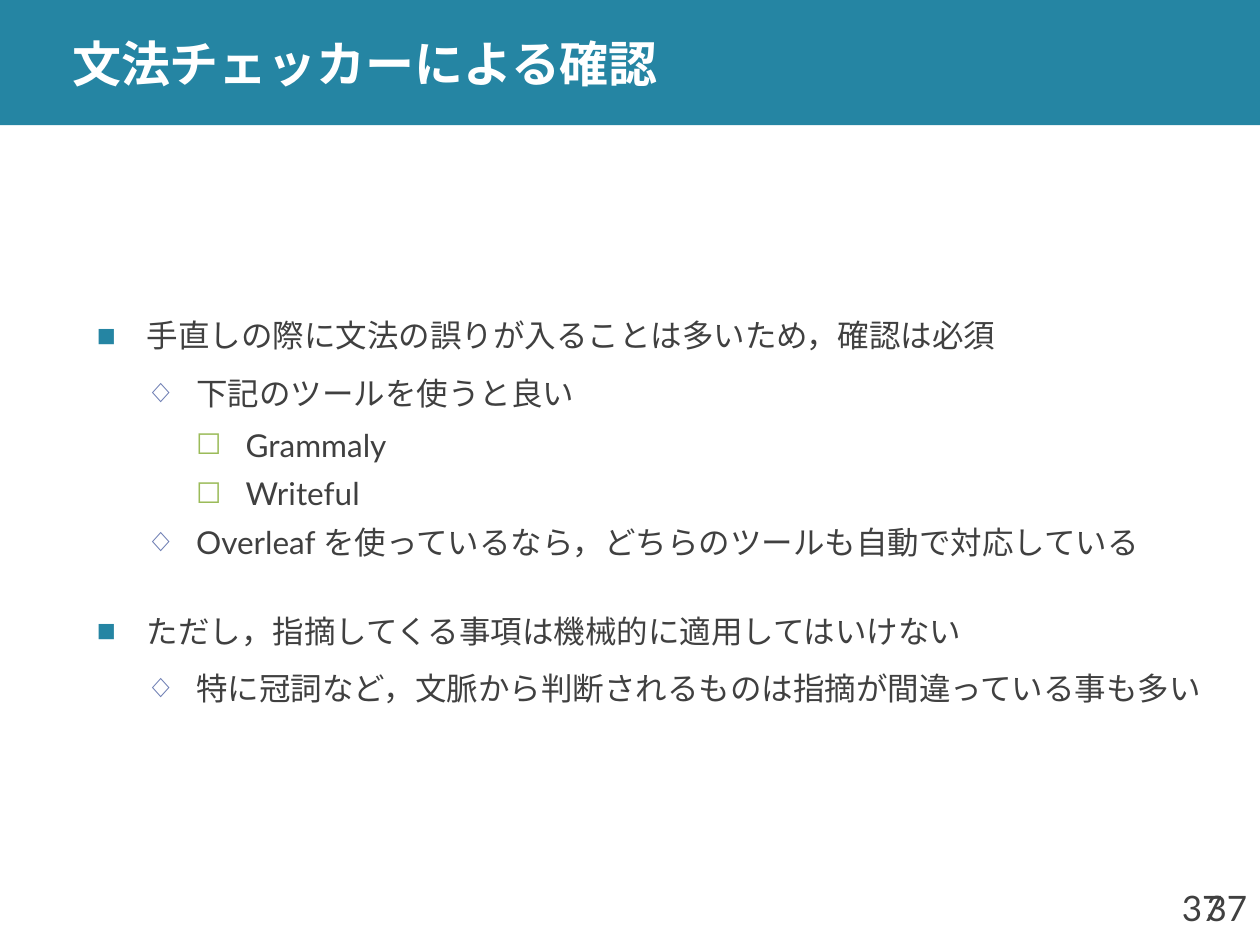
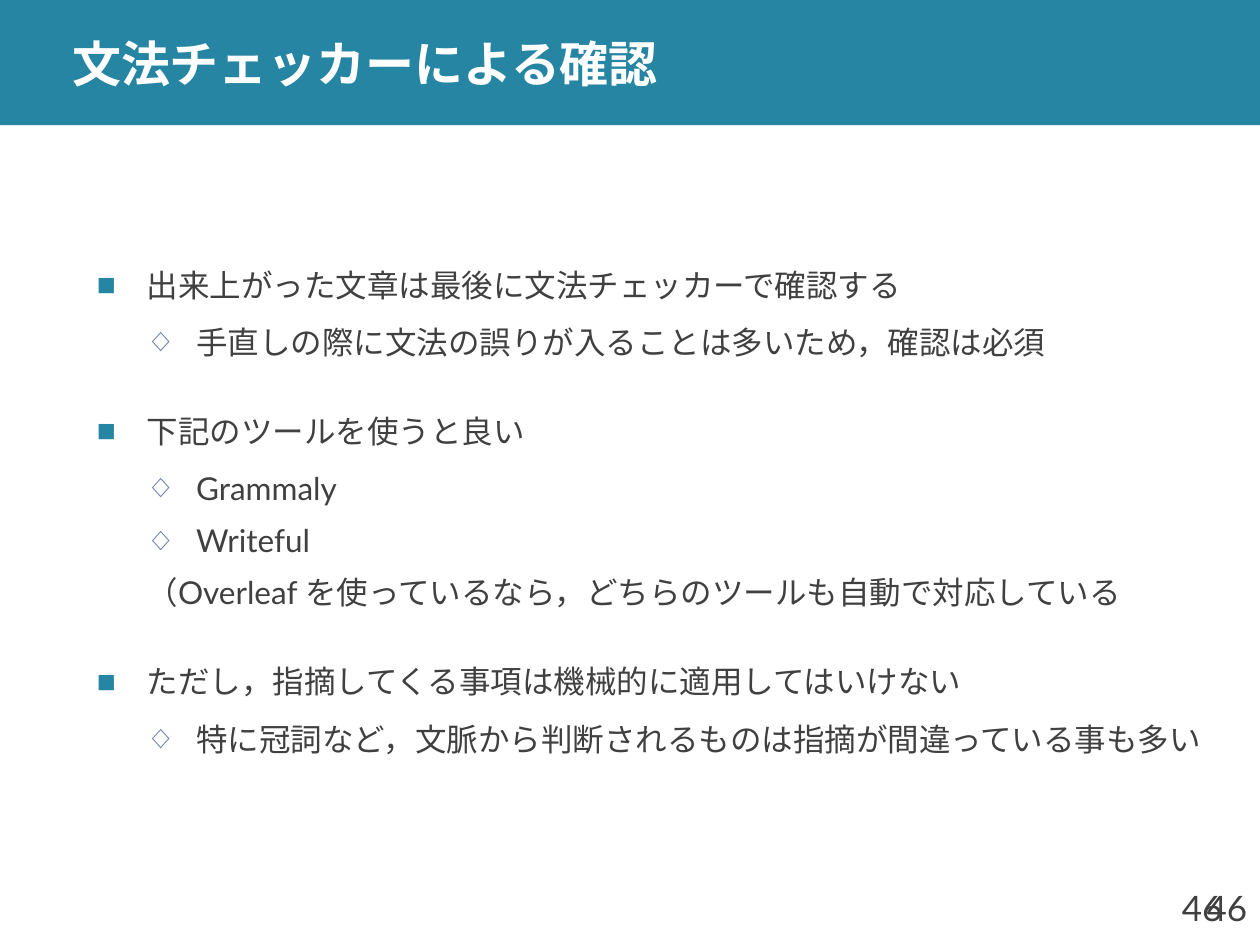
Before and after one commit to shioya-lab/how-to, a slide deck: slide 46 of translation.pptx (slide 37 before the commit). Drawn at 1260x945 pixels with LibreOffice and Linux fonts; fonts in the diff are those of the drawing. Boxes give left, top, right and bottom in pixels: in the first picture for what was removed or moved away, otherwise in the second. Text is boxed around its words. In the diff, an @@ line names an element or a change of style, - is before the commit and + after.

Commit message:
translation を v4 に
校正を ChatGPT を使った方法に変更

```diff
--- a/translation.pptx
+++ b/translation.pptx
@@ text at <box>147,270,901,300</box>: paragraph added @@
+■ 出来上がった文章は最後に文法チェッカーで確認する
@@ text at <box>147,327,1045,553</box>: bullet ■ to ◇; list level 1 to 2 in "手直しの際に文法の誤りが入ることは多いため，確認は必須"; bullet colour #2585A3 to #6879B0; bullet ◇ to ■; list level 2 to 1 in "下記のツールを使うと良い"; bullet colour #6879B0 to #2585A3; bullet ☐ to ◇; list level 3 to 2 in "Grammaly"; bullet colour #9BBB59 to #6879B0; list level 3 to 2 in "Writeful" @@
@@ text at <box>147,577,1121,607</box>: text changed @@
-  ◇ Overleaf を使っているなら，どちらのツールも自動で対応している
+  （Overleaf を使っているなら，どちらのツールも自動で対応している
@@ page number at <box>1182,896,1223,922</box>: text changed @@
-37
+46
@@ page number at <box>1207,896,1248,922</box>: text changed @@
-37
+46
```
Also in this commit, not shown: 14 other slides changed, 6 slides added, 1 slide removed, 2 other files.
